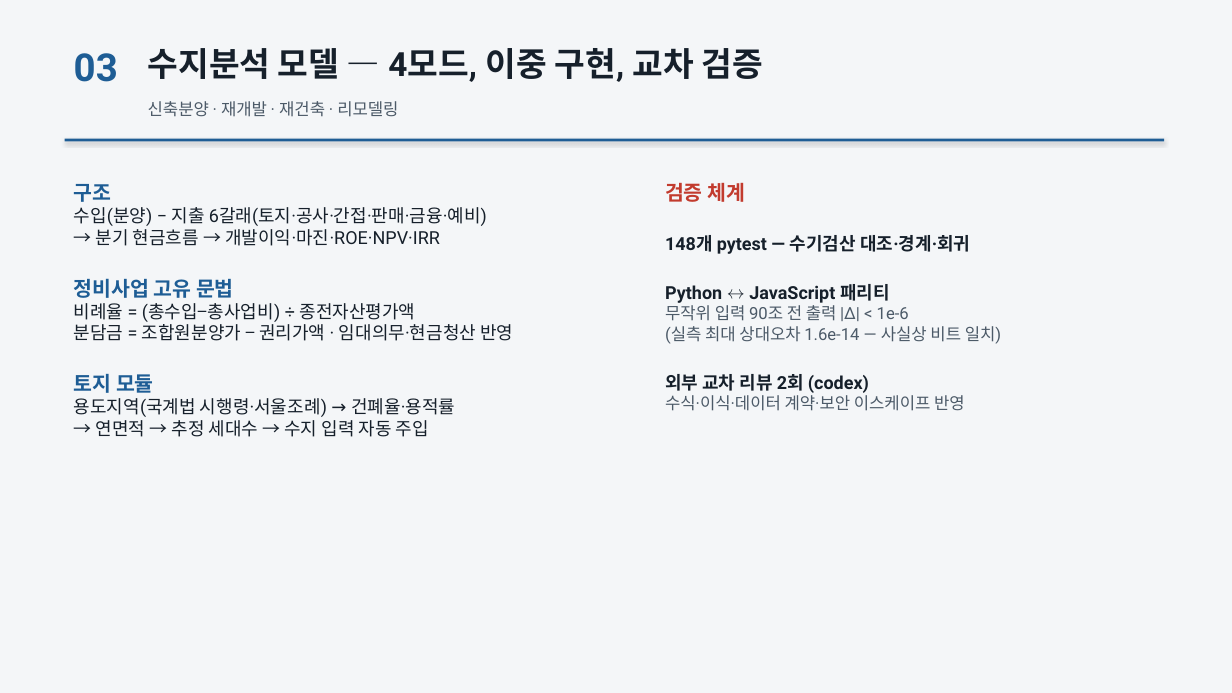
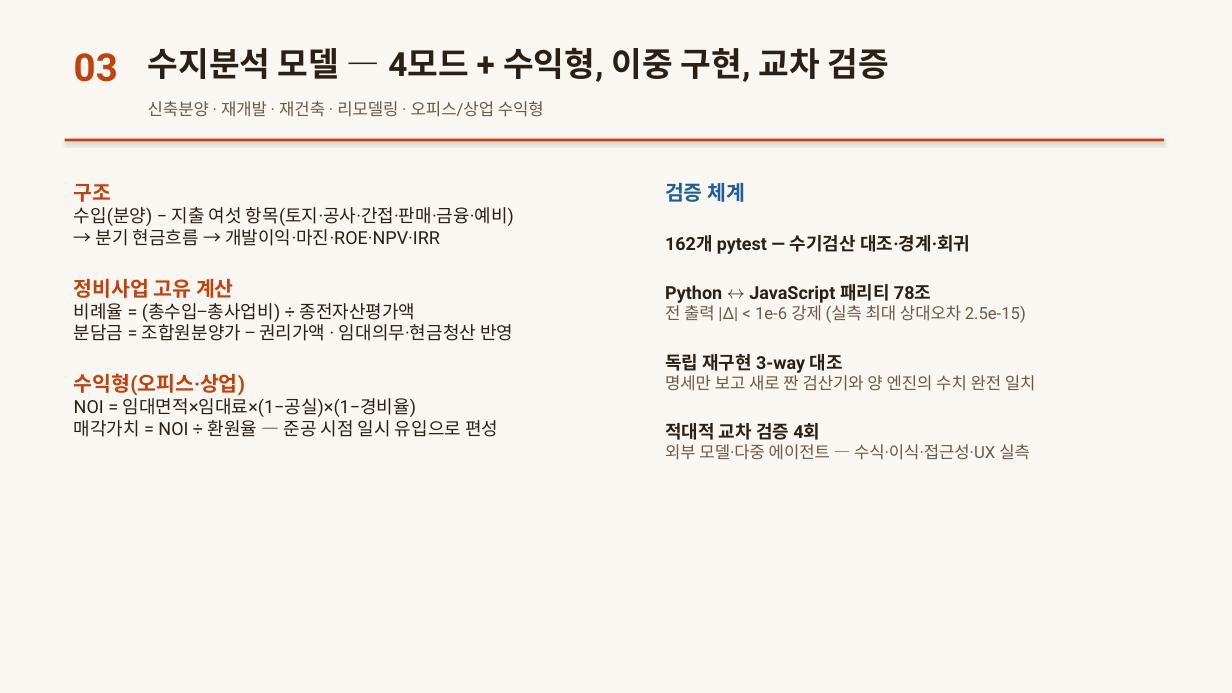
Before and after one commit to yooooonjae/suji, a slide deck: slide 4 of 포트폴리오/수지_부동산수지분석_포트폴리오.pptx. Drawn at 1232x693 pixels with LibreOffice and Linux fonts; fonts in the diff are those of the drawing. Boxes give left, top, right and bottom in pixels: in the first picture for what was removed or moved away, otherwise in the second. Text is boxed around its words. In the diff, an @@ line names an element or a change of style, - is before the commit and + after.

Commit message:
docs: 포트폴리오 PPT v2 — 주황 브랜드·162테스트·14종·수익형·검증체계·서울25구 반영

```diff
--- a/포트폴리오/수지_부동산수지분석_포트폴리오.pptx
+++ b/포트폴리오/수지_부동산수지분석_포트폴리오.pptx
@@ background #F4F6F8 to #FAF7F2 @@
@@ text "03" at box(74, 53, 118, 82): text colour #1E5D95 to #C2410C @@
@@ text at box(148, 47, 889, 82): text changed; text colour #16202B to #2B2016 @@
-수지분석 모델 — 4모드, 이중 구현, 교차 검증
+수지분석 모델 — 4모드 + 수익형, 이중 구현, 교차 검증
@@ text at box(148, 101, 544, 117): text changed; text colour #4C5A68 to #6B5A49 @@
-신축분양 · 재개발 · 재건축 · 리모델링
+신축분양 · 재개발 · 재건축 · 리모델링 · 오피스/상업 수익형
@@ rectangle at box(65, 139, 1165, 141): fill #1E5D95 to #C2410C @@
@@ text at box(74, 207, 514, 226): text changed; text colour #16202B to #2B2016 @@
-수입(분양) − 지출 6갈래(토지·공사·간접·판매·금융·예비)
+수입(분양) − 지출 여섯 항목(토지·공사·간접·판매·금융·예비)
@@ text at box(74, 184, 513, 341): text colour #1E5D95 to #C2410C in "구조"; text colour #16202B to #2B2016 in "→ 분기 현금흐름 → 개발이익·마진·ROE·NPV·IRR", "비례율 = (총수입−총사업비) ÷ 종전자산평가액", "분담금 = 조합원분양가 − 권리가액 · 임대의무·현금청산 ..." @@
@@ text at box(665, 182, 745, 202): text colour #C23B2E to #1E5D95 in "검증 체계" @@
@@ text at box(665, 235, 1036, 460): text changed; text colour #4C5A68 to #6B5A49 @@
-148개 pytest — 수기검산 대조·경계·회귀
-Python ↔ JavaScript 패리티
-무작위 입력 90조 전 출력 |Δ| < 1e-6
-(실측 최대 상대오차 1.6e-14 — 사실상 비트 일치)
-외부 교차 리뷰 2회 (codex)
-수식·이식·데이터 계약·보안 이스케이프 반영
+162개 pytest — 수기검산 대조·경계·회귀
+Python ↔ JavaScript 패리티 78조
+전 출력 |Δ| < 1e-6 강제 (실측 최대 상대오차 2.5e-15)
+독립 재구현 3-way 대조
+명세만 보고 새로 짠 검산기와 양 엔진의 수치 완전 일치
+적대적 교차 검증 4회
+외부 모델·다중 에이전트 — 수식·이식·접근성·UX 실측
@@ text at box(74, 278, 234, 298): text changed; text colour #1E5D95 to #C2410C @@
-정비사업 고유 문법
+정비사업 고유 계산
@@ text at box(74, 373, 498, 437): text changed; text colour #16202B to #2B2016 @@
-토지 모듈
-용도지역(국계법 시행령·서울조례) → 건폐율·용적률
-→ 연면적 → 추정 세대수 → 수지 입력 자동 주입
+수익형(오피스·상업)
+NOI = 임대면적×임대료×(1−공실)×(1−경비율)
+매각가치 = NOI ÷ 환원율 — 준공 시점 일시 유입으로 편성
```
Also in this commit, not shown: 8 other slides changed, 6 other files.
